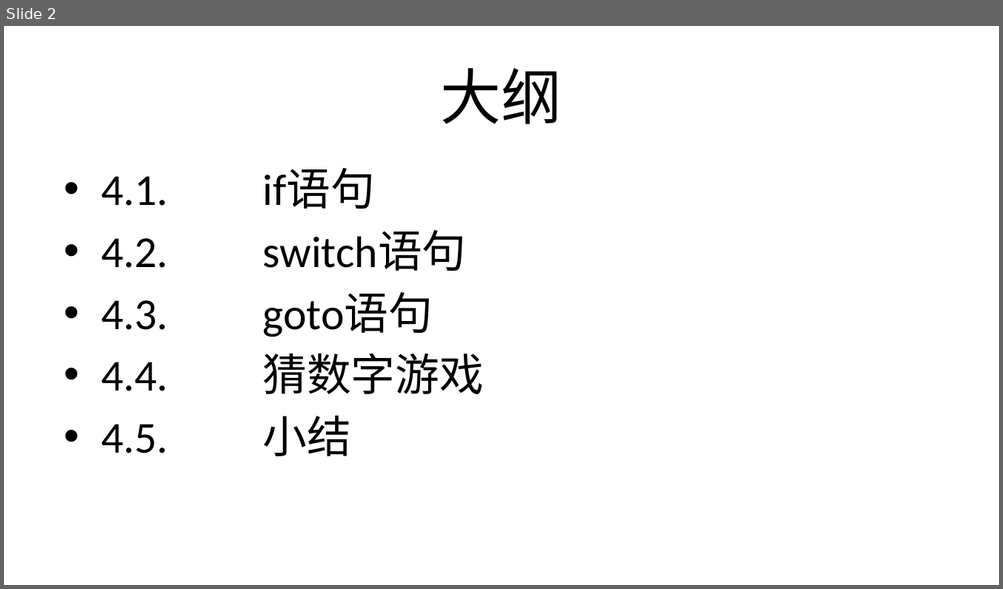
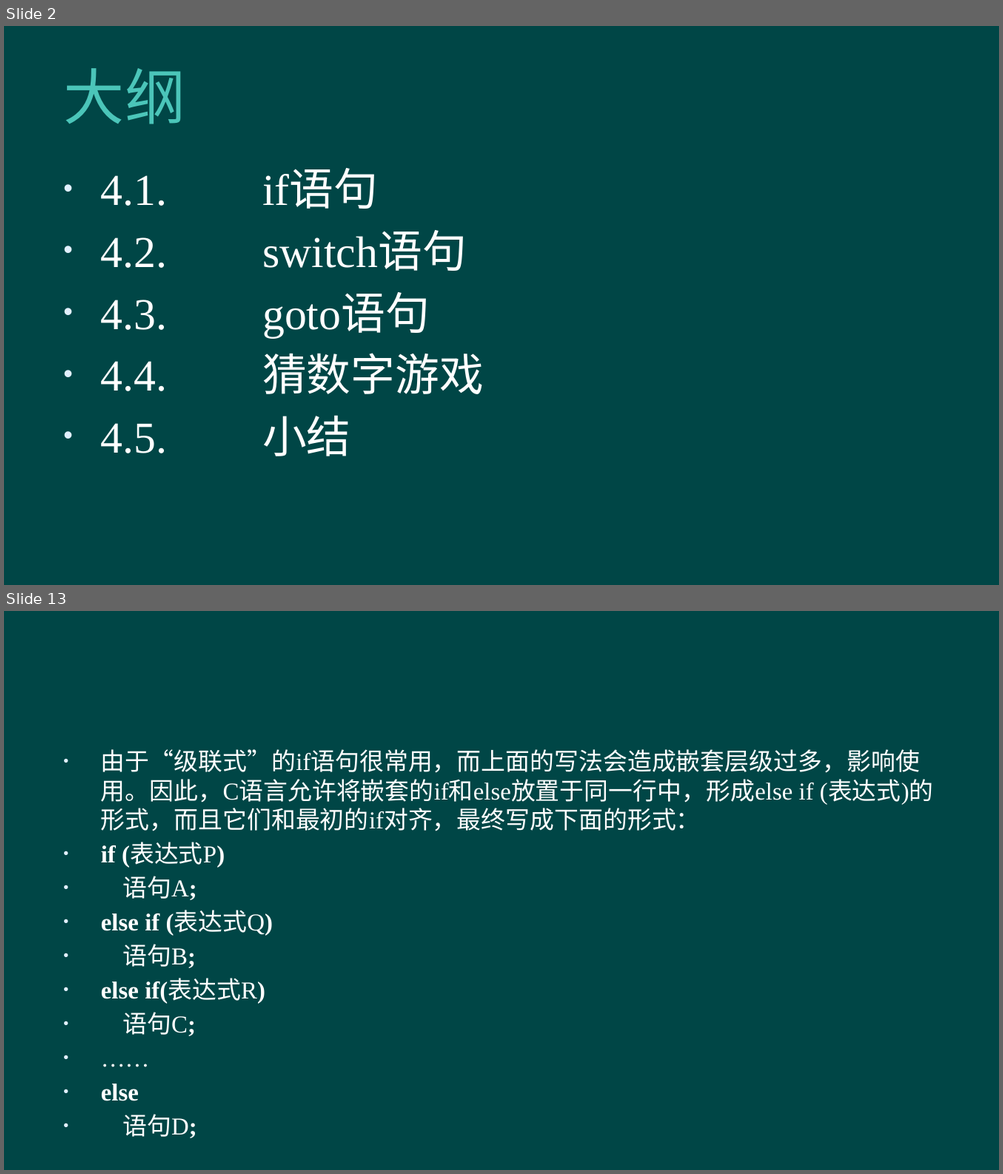
Before and after one commit to hanhonglei/Course_BasicGameProgramming, a slide deck: 第4章 选择结构程序设计/第4章 选择结构程序设计.pptx. Shown one above the other, each under a label of ours: slide 2 before the commit, slides 2 and 13 after it; the slides between them are not shown. The pictures are 1003x589 and 1003x1174 pixels, drawn with LibreOffice and Linux fonts; fonts in the diff are those of the drawing; background and template pictures are left out. Boxes give left, top, right and bottom in pixels: in the first picture for what was removed or moved away, otherwise in the second. Text is boxed around its words. In the diff, an @@ line names an element or a change of style, - is before the commit and + after.

```diff
--- a/第4章 选择结构程序设计/第4章 选择结构程序设计.pptx
+++ b/第4章 选择结构程序设计/第4章 选择结构程序设计.pptx
@@ slide 13 added at (4, 611, 999, 1170), background #004646 @@
@@ text added at (101, 749, 933, 1102), 17.6 pt, text #FFFFFF @@
+• 由于“级联式”的if语句很常用，而上面的写法会造成嵌套层级过多，影响使用。因此，C语言允许将嵌套的if和else放置于同一行中，形成else if (表达式)的形式，而且它们和最初的if对齐，最终写成下面的形式：
+• if (表达式P)
+• 语句A;
+• else if (表达式Q)
+• 语句B;
+• else if(表达式R)
+• 语句C;
+• ……
+• else
+• 语句D;
@@ slide 2 changed as well @@
@@ background #FFFFFF to #004646 @@
@@ title "大纲" at (63, 68, 185, 124): text colour #000000 to #4BC5B9, letter spacing 0 to 0.5 pt; alignment centre to left @@
@@ text "4.1. if语句" at (101, 175, 484, 457): font Calibri to Times New Roman, text colour #000000 to #FFFFFF @@
```
Also in this commit, not shown: 1 other slide changed, 27 other slides added, 1 other file.
